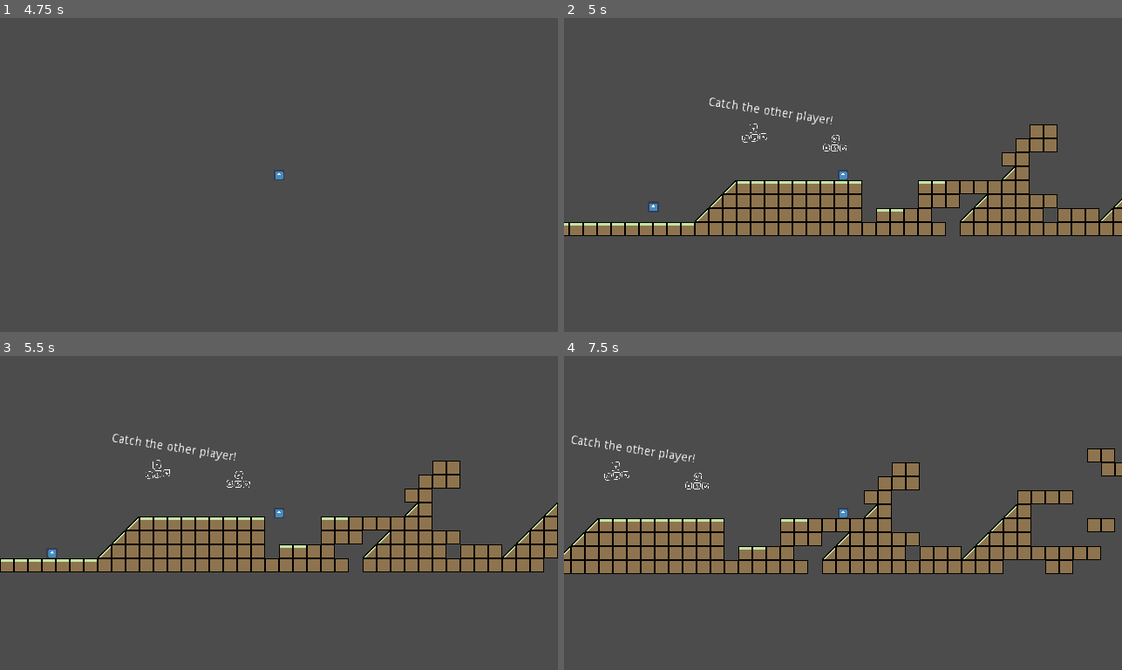
Above: before the commit, frames 1-4 (two rows, left to right).
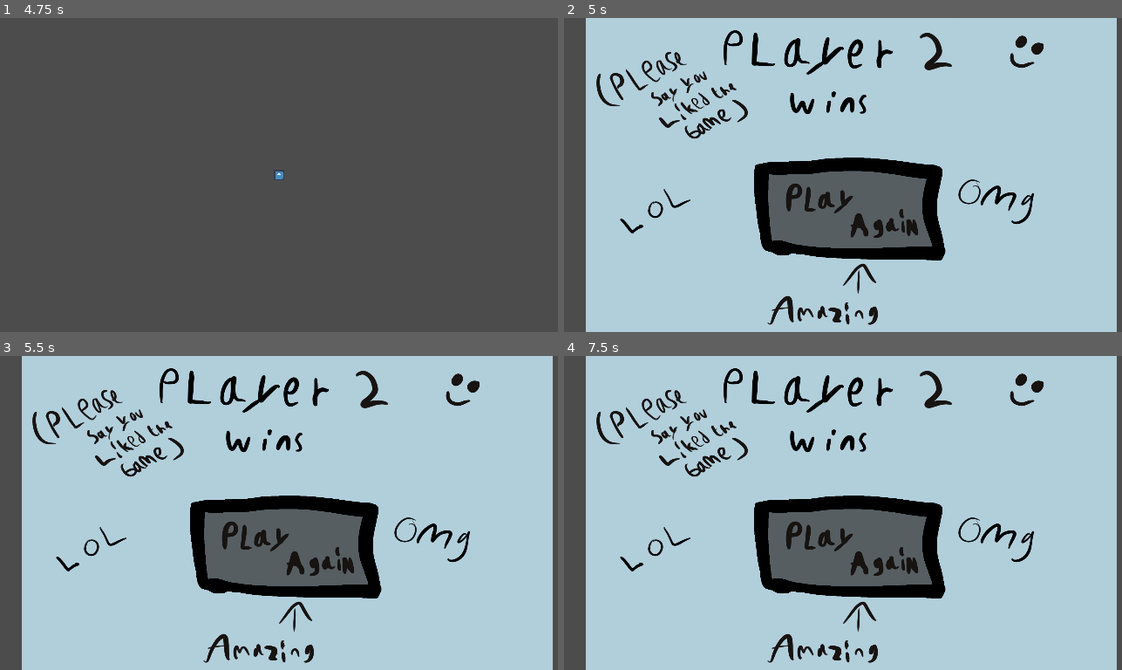
Above: after the commit, the same moments.

Repository: alteduard/TasjammGodot
Game: Godot game, scene res://Assets/Scenes/Game.tscn
The game is run twice, just before and just after one commit, with the same random seed, the same clock (stepped at 60 frames per second) and the same inputs. The engine's default icon, where the game draws it, is replaced by a stand-in: a white triangle on a blue panel in a dark square.
Inputs:
- Up to frame 1 (4.75 s): hold D (right1) 0.53-2.03 s; tap Left (left2) at 0.6, 2.1, 3.6 s; tap W (jump1) at 0.77, 1.52, 3.02, 3.77, 4.52 s; tap Right (right2) at 1.35, 2.85, 4.35 s; hold A (left1) 2.03-4.28 s; hold D (right1) from 4.28 s (still down)
- Up to frame 2 (5 s): keep holding D (right1)
- Up to frame 3 (5.5 s): keep holding D (right1); tap Left (left2) at 5.1 s
- Up to frame 4 (7.5 s): keep holding D (right1); tap Right (right2) at 5.85, 7.35 s; tap W (jump1) at 6.02, 6.77 s; tap Left (left2) at 6.6 s

Frame 1 is identical in both runs. In frame 2, 92% of the frame differs, in the area x 0-100%, y 0-100%; in frame 3, 92%; in frame 4, 93%.

Commit message:
Small update on how game works

Diff:
--- a/Assets/Scripts/Player.gd
+++ b/Assets/Scripts/Player.gd
@@ -31,10 +31,10 @@
 
 
 func Fall():
-	if(position.y > 313.076):
-		get_tree().reload_current_scene()
-		#position = spawnpoint
-
+	if(position.y > 313.076 and player1):
+		get_tree().change_scene("res://Assets/Scenes/Player2Wins.tscn")
+	if(position.y > 313.076 and !player1):
+		get_tree().change_scene("res://Assets/Scenes/Player1Wins.tscn")
 
 func Movement(delta):
 	var direction_x = Input.get_action_strength(right) - Input.get_action_strength(left)
